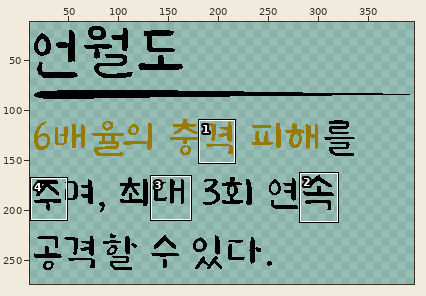
Two versions of one pixel-art file, 과거시험 시제/이미지 작업/interface/sk&item/skillUi/sk107Info.aseprite. The picture above shows the old version from afar; the outline marks the close-up.
Close-up. Old version:
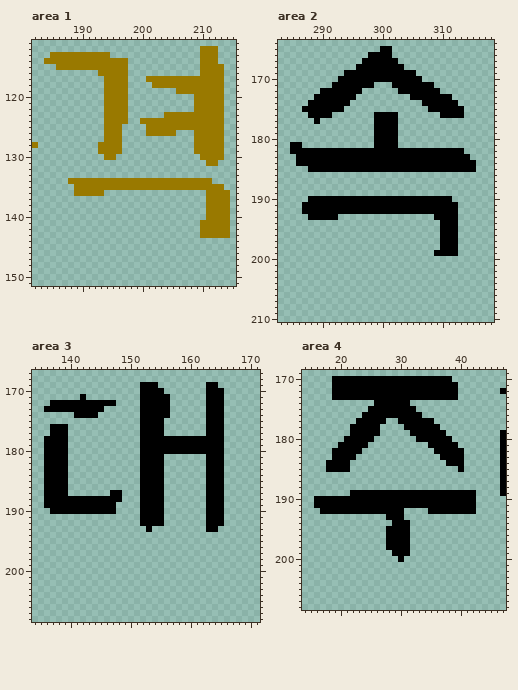
400x560 pixels, 1 frame. Shown: area 1: x 182..215, y 111..151; area 2: x 283..318, y 164..210; area 3: x 134..171, y 167..208; area 4: x 14..47, y 169..208. The wide view leaves out empty margins. The commit also changed other parts of the picture, which this record leaves out.
The result:
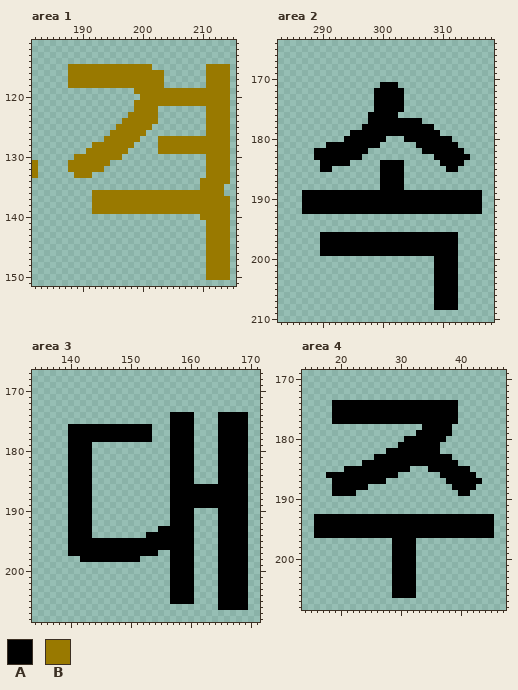
Palette (. is transparent): A #000000  B #997900
Edits made:
Changed rows in their new state; - is an unchanged pixel.
Area 1, layer "text":
first column x 182:
112 ----------------------------...--
113 ---..........---------------...--
114 --..............------------...--
115 ----..----------BBBB--------.---B
116 ------BBBBB-----BBBBBB------.---B
117 ------BBBBBB----BBB---.......---B
118 ------BBBBBB----BBBB--.......---B
119 ------------....-BBBBBBB--------B
120 ------------....--BBBBBBBBB-----B
121 ------------....-BBBBBBBBBB-----B
122 ------------....-BBBB------..---B
123 ------------....BBBBB-.......---B
124 ------------...-BB---........---B
125 ------------..-BBBB-.........---B
126 ------------.--BBBB.....---..---B
127 ---------------BBB---BBBBBB-----B
128 .---------B----BB----BBBBBB-----B
129 ---------BB----B-----BBBBBB-----B
130 -------BBBBB--B-------------.---B
131 B-----BBBBBBB------------------BB
132 B-----BBBBBB-----------------BBBB
133 B------BBB-------------------BBBB
134 ------......................--BBB
135 -------.....................-----
136 -------...--BBBBBBBBBBBBBBBBB---.
137 ----------BBBBBBBBBBBBBBBBBBB----
138 ----------BBBBBBBBBBBBBBBBBBB----
139 ----------BBBBBBBBBBBBBBBBBBB----
140 ----------------------------B----
141 ----------------------------.----
142 ----------------------------.----
143 ----------------------------.----
144 -----------------------------BBBB
145 -----------------------------BBBB
146 -----------------------------BBBB
147 -----------------------------BBBB
148 -----------------------------BBBB
149 -----------------------------BBBB
150 -----------------------------BBBB
Area 2, layer "text":
first column x 285:
165 ---------------..---------------
166 -------------....---------------
167 ------------......--------------
168 -----------........-------------
169 ---------............-----------
170 --------..............----------
171 -------.......-AA-......--------
172 -----.......--AAAA-......-------
173 ----.......---AAAAA-.......-----
174 ---.......----AAAAA---......----
175 --.......-----AAAAA----......---
176 ---....------A-----------....---
177 ----.--------A----AAAA----------
178 ------------AA----AAAAAA--------
179 ----------AAAA----AAAAAAA-------
180 ---------AAAAA--..-AAAAAAAA-----
181 ..----AAAAAAAA-...---AAAAAAA----
182 ....---------.........----------
183 -...--------............--------
184 -....-----.....----......----..-
185 ---..--........----.......--...-
186 ---------------AAAA-------------
187 ---------------AAAA-------------
188 ---------------AAAA-------------
189 --AAAAAAAAAAAAAAAAAAAAAAAAAAAAAA
190 --A------------------------AAAAA
191 ----------------------------AAAA
192 ----------------------------AAAA
193 ---.....----------------....----
194 -------------------------...----
195 -------------------------...----
196 -----AAAAAAAAAAAAAAAAAAAA-------
197 -----AAAAAAAAAAAAAAAAAAAA-------
198 -----AAAAAAAAAAAAAAAAAAAA-------
199 -----AAAAAAAAAAAAAAAAAAA--------
200 ------------------------AAAA----
201 ------------------------AAAA----
202 ------------------------AAAA----
203 ------------------------AAAA----
204 ------------------------AAAA----
205 ------------------------AAAA----
206 ------------------------AAAA----
207 ------------------------AAAA----
208 ------------------------AAAA----
Area 3, layer "text":
first column x 136:
169 ----------------...--------..-----
170 ----------------....-------...----
171 ------.---------.....------...----
172 -...........----.....------...----
173 ..........------.....------...----
174 -----....-------.....AAAA--..-AAAA
175 ----------------....-AAAA--..-AAAA
176 -...AAAAAAAAAAAA--..-AAAA--..-AAAA
177 -...AAAAAAAAAAAA--..-AAAA--..-AAAA
178 ....AAAAAAAAAAAA--...----....-AAAA
179 ....AAAA--------.....----....-AAAA
180 ....AAAA--------.....----....-AAAA
181 ....AAAA--------....-AAAA--..-AAAA
182 ....AAAA--------....-AAAA--..-AAAA
183 ....AAAA--------....-AAAA--..-AAAA
184 ....AAAA--------....-AAAA--..-AAAA
185 ....AAAA--------....-AAAA--..-AAAA
186 ....AAAA--------....-AAAAAA---AAAA
187 ....AAAA---..---....-AAAAAA---AAAA
188 ....----.....---....-AAAAAA---AAAA
189 ....----....----....-AAAAAA---AAAA
190 -...----....----....-AAAA--..-AAAA
191 ----AAAA--------....-AAAA--..-AAAA
192 ----AAAA--------....-AAAA--..-AAAA
193 ----AAAA---------.-AAAAAA--..AAAAA
194 ----AAAA---------AAAAAAAA----AAAAA
195 ----AAAAAAAAAAAAAAAAAAAAA----AAAAA
196 ----AAAAAAAAAAAAAAAAAAAAA----AAAAA
197 ----AAAAAAAAAAAAAAA--AAAA----AAAAA
198 ------AAAAAAAAAA-----AAAA----AAAAA
199 ---------------------AAAA----AAAAA
200 ---------------------AAAA----AAAAA
201 ---------------------AAAA----AAAAA
202 ---------------------AAAA----AAAAA
203 ---------------------AAAA----AAAAA
204 ---------------------AAAA----AAAAA
205 ---------------------AAAA----AAAAA
206 -----------------------------AAAAA
Area 4, layer "text":
first column x 16:
170 ---....................---------
171 ---.....................--------
172 ---.....................-------.
173 ---.....................--------
174 ---AAAAAAA------AAAAAAAA--------
175 ---AAAAAA--------AAAAAAA--------
176 ---AAAAA----------AAAAAA--------
177 ---AAAA-----AA------AAAA--------
178 ------.....----...---AA---------
179 ------.....-----.-----A--------.
180 -----.....-----AA-----.--------.
181 ----.....-----AAAAA--...-------.
182 ---.....----AAAAAAAA-....------.
183 ---....---AAAAAAAAAAA--..------.
184 --....--AAAAAAAAAAAAAA--.------.
185 --...-AAAAAAAAAA---AAAAA-A-----.
186 --AAAAAAAAAAAA-------AAAAAA----.
187 ---AAAAAAAAA----------AAAAAA---.
188 ---AAAAAA--------------AAAA----.
189 ---AAA-.................--.----.
190 ...........................-----
191 ...........................-----
192 -..............----........-----
193 AAAAAAAAAAAA---AAAAAAAAAAAAAAA--
194 AAAAAAAAAAAAA---AAAAAAAAAAAAAA--
195 AAAAAAAAAAAA----AAAAAAAAAAAAAA--
196 AAAAAAAAAAAA----AAAAAAAAAAAAAA--
197 ------------.---A---------------
198 ------------.---A---------------
199 ----------------A---------------
200 -------------A-AA---------------
201 -------------AAAA---------------
202 -------------AAAA---------------
203 -------------AAAA---------------
204 -------------AAAA---------------
205 -------------AAAA---------------
206 -------------AAAA---------------
